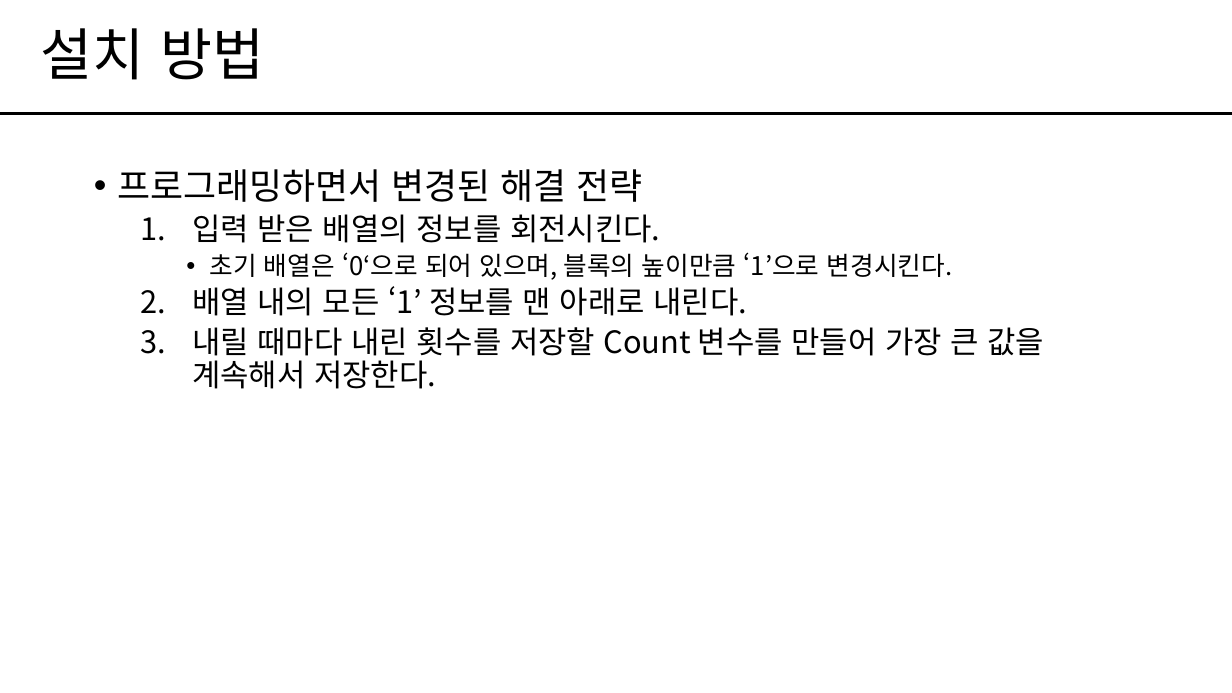
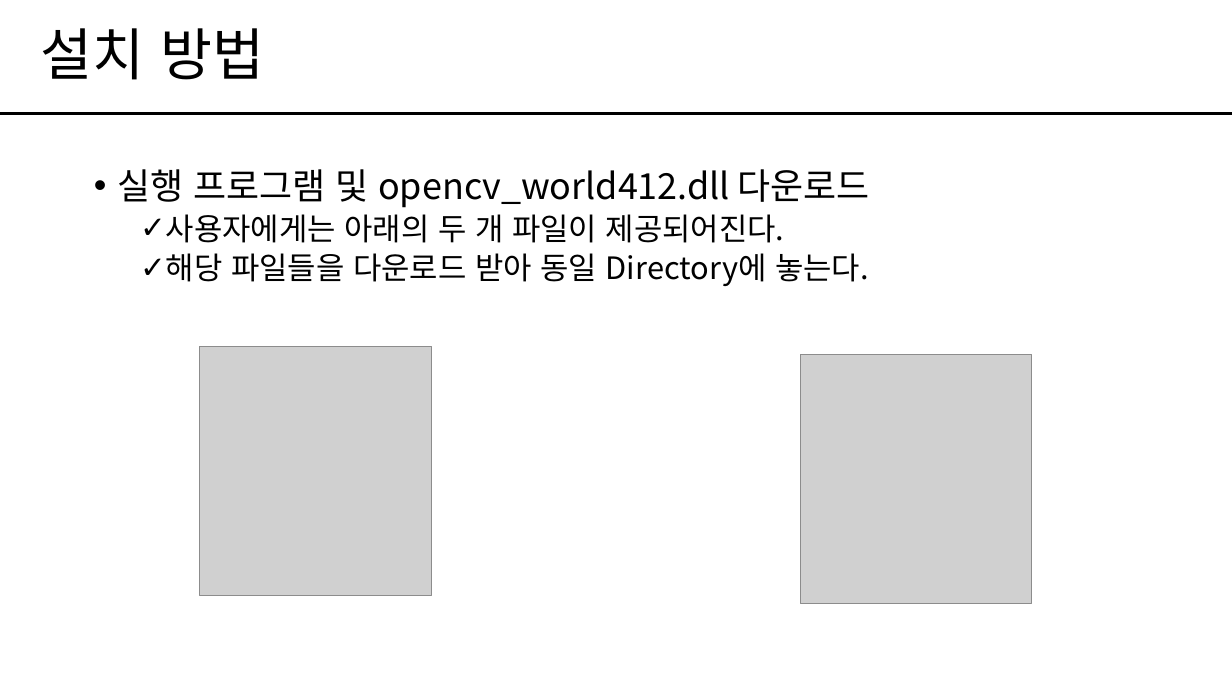
Before and after one commit to Semicolon-JangHyeJin/sc-grad-doc, a slide deck: slide 3 of Document/7. 매뉴얼/[ERP]매뉴얼_Ver1.0.0_Semi-Colon.pptx. Drawn at 1232x693 pixels with LibreOffice and Linux fonts; fonts in the diff are those of the drawing; grey boxes stand for pictures. Boxes give left, top, right and bottom in pixels: in the first picture for what was removed or moved away, otherwise in the second. Text is boxed around its words. In the diff, an @@ line names an element or a change of style, - is before the commit and + after.

```diff
--- a/Document/7. 매뉴얼/[ERP]매뉴얼_Ver1.0.0_Semi-Colon.pptx
+++ b/Document/7. 매뉴얼/[ERP]매뉴얼_Ver1.0.0_Semi-Colon.pptx
@@ text at <box>117,169,870,286</box>: text changed @@
-• 프로그래밍하면서 변경된 해결 전략
-  1. 입력 받은 배열의 정보를 회전시킨다.
-    • 초기 배열은 ‘0‘으로 되어 있으며, 블록의 높이만큼 ‘1’으로 변경시킨다.
-  2. 배열 내의 모든 ‘1’ 정보를 맨 아래로 내린다.
-  3. 내릴 때마다 내린 횟수를 저장할 Count 변수를 만들어 가장 큰 값을 계속해서 저장한다.
+• 실행 프로그램 및 opencv_world412.dll 다운로드
+  ✓ 사용자에게는 아래의 두 개 파일이 제공되어진다.
+  ✓ 해당 파일들을 다운로드 받아 동일 Directory에 놓는다.
@@ picture added at <box>200,347,432,595</box> @@
@@ picture added at <box>800,355,1032,604</box> @@
```
Also in this commit, not shown: 1 other slide changed, 8 slides added, 3 slides removed, 3 other files.
